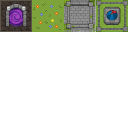
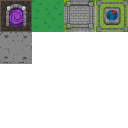
The second w=128, h=128 image is a revision of the first. Changes to its layers:
added layer "spr_grass_02.png" above "spr_castle_blue.png copy" over (32, 0, 64, 32)
added layer "spr_tile_set_stone.png" above "TileMap.png" over (0, 32, 32, 64)